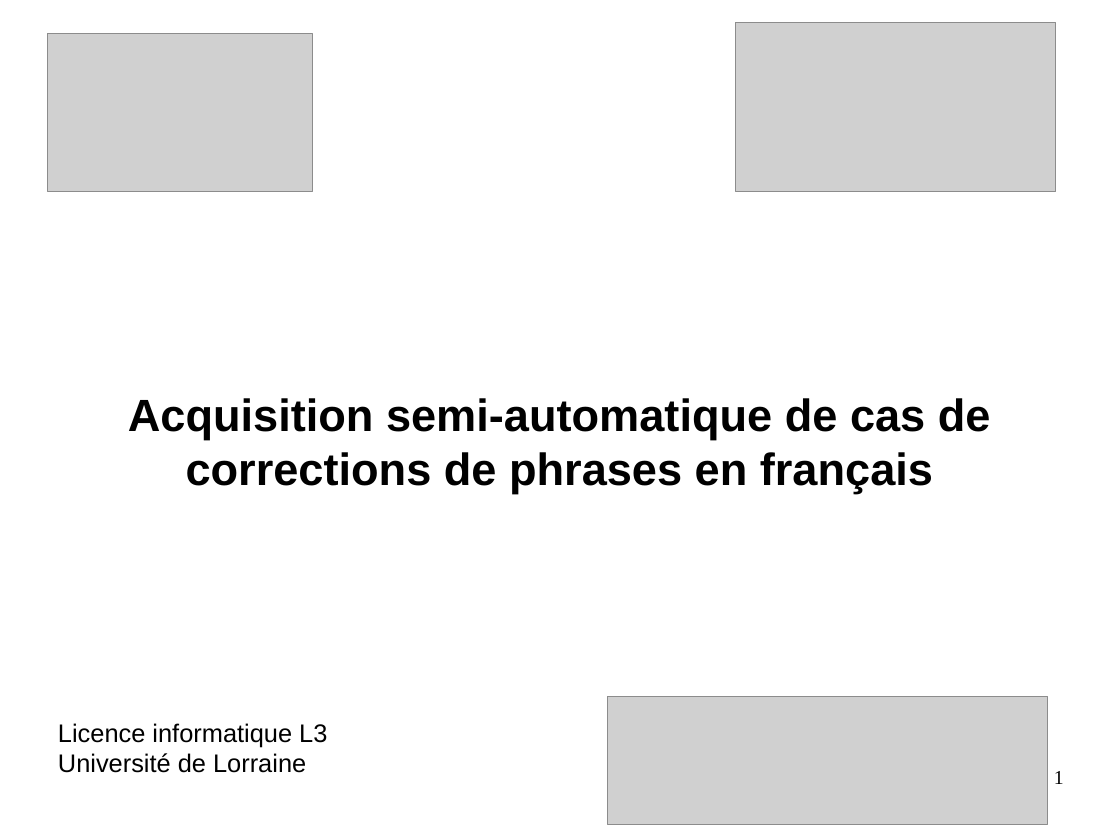
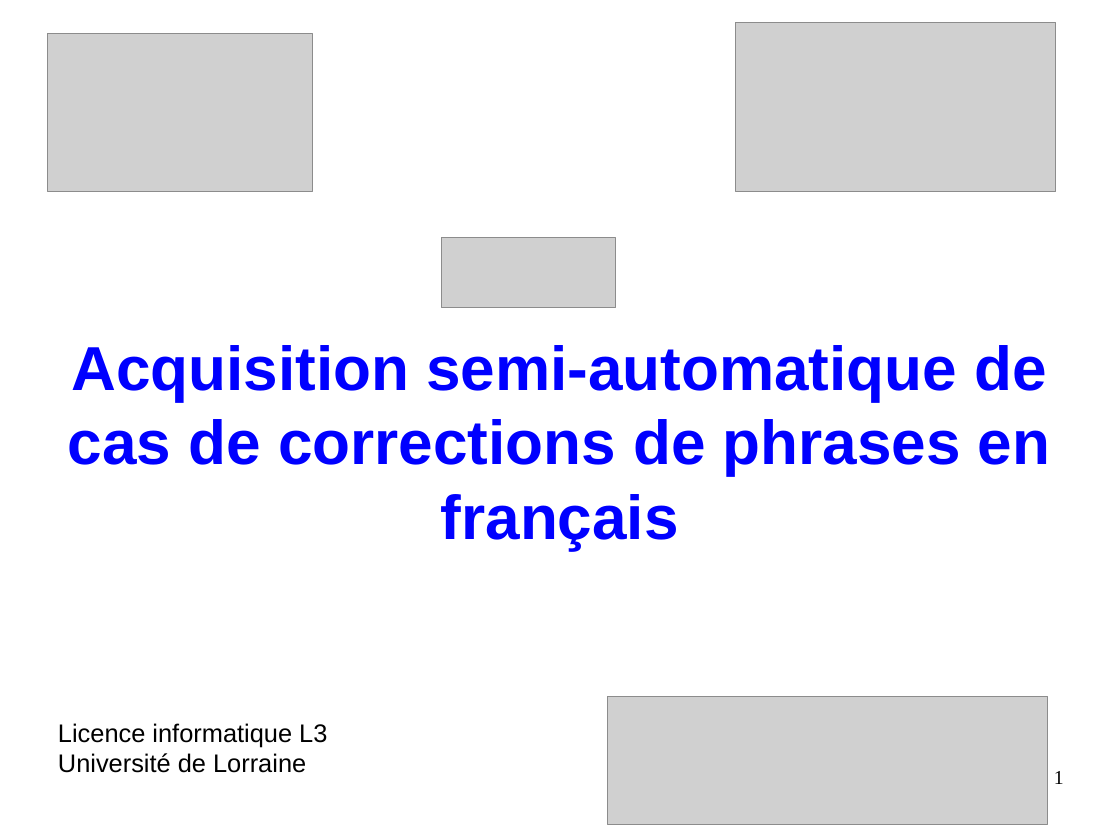
Before and after one commit to Sle3pingForest/StageL3, a slide deck: slide 1 of RapportDamien/presentation.odp. Drawn at 1120x840 pixels with LibreOffice and Linux fonts; fonts in the diff are those of the drawing; grey boxes stand for pictures. Boxes give left, top, right and bottom in pixels: in the first picture for what was removed or moved away, otherwise in the second. Text is boxed around its words. In the diff, an @@ line names an element or a change of style, - is before the commit and + after.

```diff
--- a/RapportDamien/presentation.odp
+++ b/RapportDamien/presentation.odp
@@ subtitle "Acquisition semi-automatique de cas de ..." at (x1=68, y1=345, x2=1050, y2=550): size 32 to 44 pt, text colour #000000 to #0000FF @@
@@ picture added at (x1=441, y1=238, x2=616, y2=308) @@
```
Also in this commit, not shown: 7 other slides changed, 4 slides added, 1 slide removed, 1 other file.
